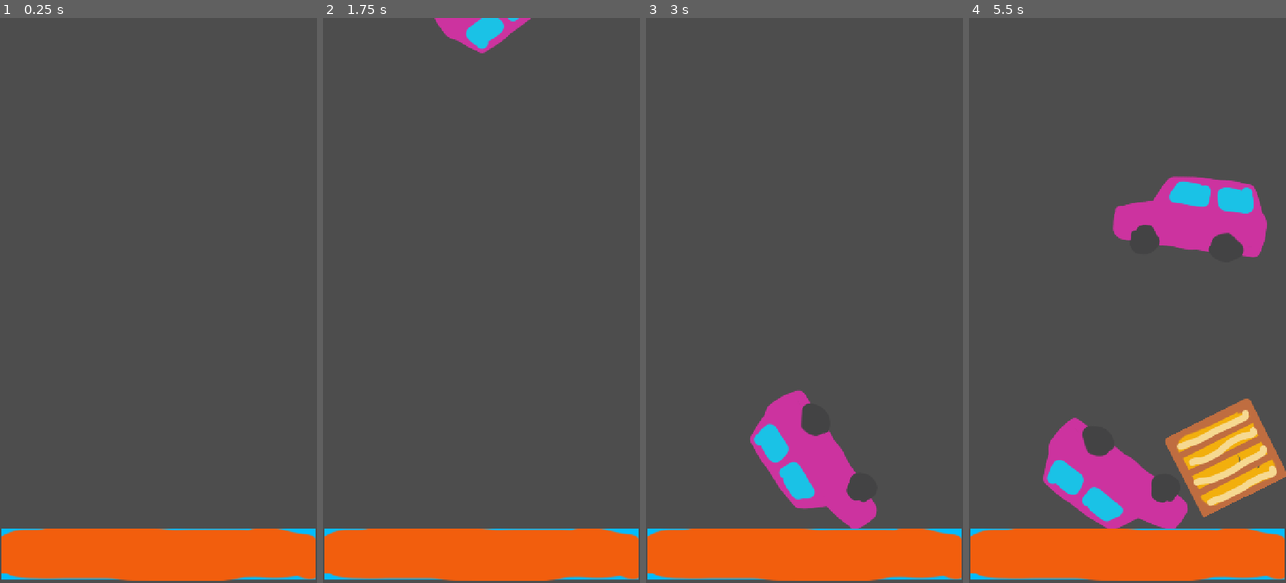
Above: before the commit, frames 1-4 (left to right).
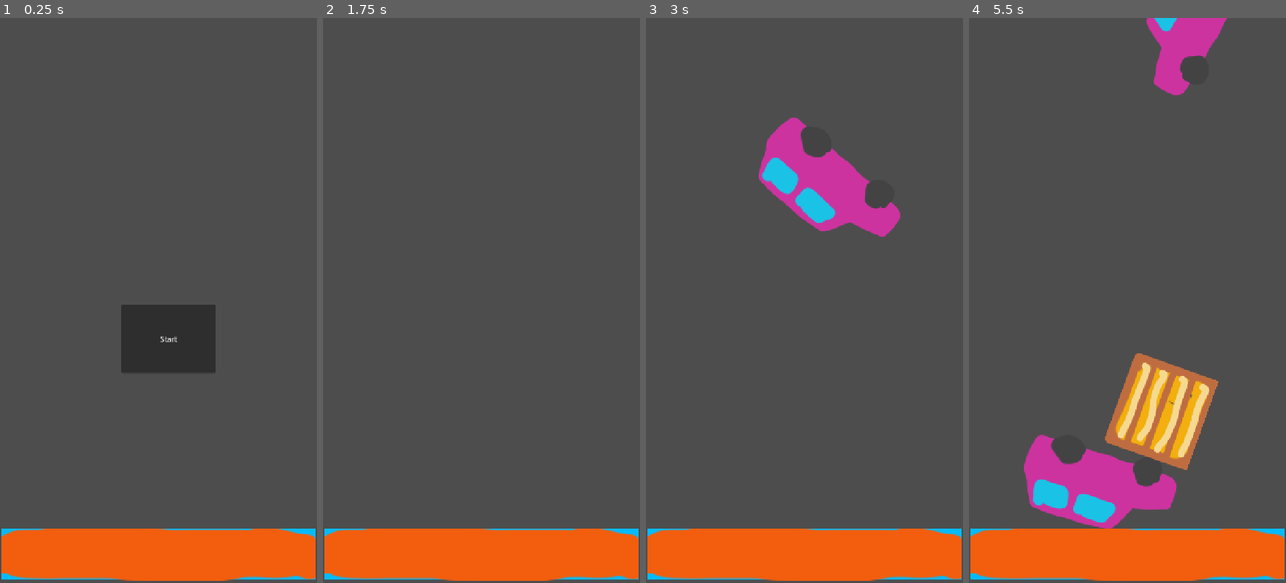
Above: after the commit, the same moments.

Repository: davidzapper/count-fall-down
Game: Godot game, scene res://Scenes/main.tscn
Same seed, same stepped clock (60 frames per second), same inputs: the game is played once before the commit and once after it.
Inputs (mouse positions are in pixels of both pictures, inside the frame that each line leads up to):
- Up to frame 1 (0.25 s): no input
- Up to frame 2 (1.75 s): click (491, 340) at 0.5 s, where only the run after the commit has a clickable "Start"; tap Enter at 1.25 s
- Up to frame 3 (3 s): no input
- Up to frame 4 (5.5 s): no input

The runs differ from the first frame. In frame 1, 3.6% of the frame differs, in the area x 38-68%, y 50-63%; in frame 2, 1.1%; in frame 3, 9.2%; in frame 4, 19%, in the area x 17-100%, y 0-91%.

Commit message:
Added start screen

Diff:
--- /dev/null
+++ b/Scenes/main.gd
@@ -0,0 +1,22 @@
+extends Node2D
+
+@export var spawnTimer : Timer
+@export var startScreen : Node2D
+
+# Called when the node enters the scene tree for the first time.
+func _ready() -> void:
+	pass # Replace with function body.
+
+
+# Called every frame. 'delta' is the elapsed time since the previous frame.
+func _process(delta: float) -> void:
+	pass
+
+func start() -> void:
+	startScreen.visible = false
+	spawnTimer.start()
+	#get_node()
+
+
+func _on_start_button_pressed() -> void:
+	start()
--- a/Scenes/main.tscn
+++ b/Scenes/main.tscn
@@ -1,6 +1,7 @@
-[gd_scene load_steps=7 format=3 uid="uid://bkk5g7pj4vg41"]
+[gd_scene format=3 uid="uid://bkk5g7pj4vg41"]
 
 [ext_resource type="Texture2D" uid="uid://wfwjd2fk1vn6" path="res://Assets/CountFallDown.png" id="1_jjgbg"]
+[ext_resource type="Script" uid="uid://b58dnceh2sbne" path="res://Scenes/main.gd" id="1_kry3j"]
 [ext_resource type="Script" uid="uid://c3027rq4h47ll" path="res://Scripts/spawner.gd" id="2_bo1nx"]
 [ext_resource type="PackedScene" uid="uid://cnigilec0ojc3" path="res://Scenes/Objects/Crate.tscn" id="3_8gbba"]
 [ext_resource type="PackedScene" uid="uid://cs2cpet0h5f6u" path="res://Scenes/Objects/Car.tscn" id="4_jjvhh"]
@@ -12,32 +13,44 @@
 atlas = ExtResource("1_jjgbg")
 region = Rect2(78.37773, 1242.8123, 715.30853, 118.14209)
 
-[node name="Main" type="Node2D"]
+[node name="Main" type="Node2D" unique_id=1744273329 node_paths=PackedStringArray("spawnTimer", "startScreen")]
+script = ExtResource("1_kry3j")
+spawnTimer = NodePath("World/Spawner/SpawnTimer")
+startScreen = NodePath("UI/StartScreen")
 
-[node name="World" type="Node" parent="."]
+[node name="World" type="Node" parent="." unique_id=971597149]
 
-[node name="Floor" type="StaticBody2D" parent="World"]
+[node name="Floor" type="StaticBody2D" parent="World" unique_id=939310310]
 position = Vector2(0, 1160)
 
-[node name="CollisionShape2D" type="CollisionShape2D" parent="World/Floor"]
+[node name="CollisionShape2D" type="CollisionShape2D" parent="World/Floor" unique_id=626093404]
 position = Vector2(359, 56.5)
 shape = SubResource("RectangleShape2D_jjgbg")
 
-[node name="Sprite2D" type="Sprite2D" parent="World/Floor"]
+[node name="Sprite2D" type="Sprite2D" parent="World/Floor" unique_id=1919552517]
 position = Vector2(361, 56)
 texture = SubResource("AtlasTexture_bo1nx")
 
-[node name="Spawner" type="Node2D" parent="World"]
+[node name="Spawner" type="Node2D" parent="World" unique_id=1022280631]
 position = Vector2(346, 86)
 script = ExtResource("2_bo1nx")
 objects = Array[PackedScene]([ExtResource("3_8gbba"), ExtResource("4_jjvhh")])
 
-[node name="SpawnTimer" type="Timer" parent="World/Spawner"]
+[node name="SpawnTimer" type="Timer" parent="World/Spawner" unique_id=778308745]
 wait_time = 1.5
-autostart = true
 
-[node name="Objects" type="Node2D" parent="."]
+[node name="Objects" type="Node2D" parent="." unique_id=1440201744]
 
-[node name="UI" type="Node2D" parent="."]
+[node name="UI" type="Node2D" parent="." unique_id=2018144387]
+
+[node name="StartScreen" type="Node2D" parent="UI" unique_id=513067911]
+
+[node name="StartButton" type="Button" parent="UI/StartScreen" unique_id=71112936]
+offset_left = 276.0
+offset_top = 650.0
+offset_right = 490.0
+offset_bottom = 805.0
+text = "Start"
 
 [connection signal="timeout" from="World/Spawner/SpawnTimer" to="World/Spawner" method="_on_spawn_timer_timeout"]
+[connection signal="pressed" from="UI/StartScreen/StartButton" to="." method="_on_start_button_pressed"]
Not shown, added: Scenes/main.gd.uid
Not shown, changed: Assets/CountFallDown.af~lock~
